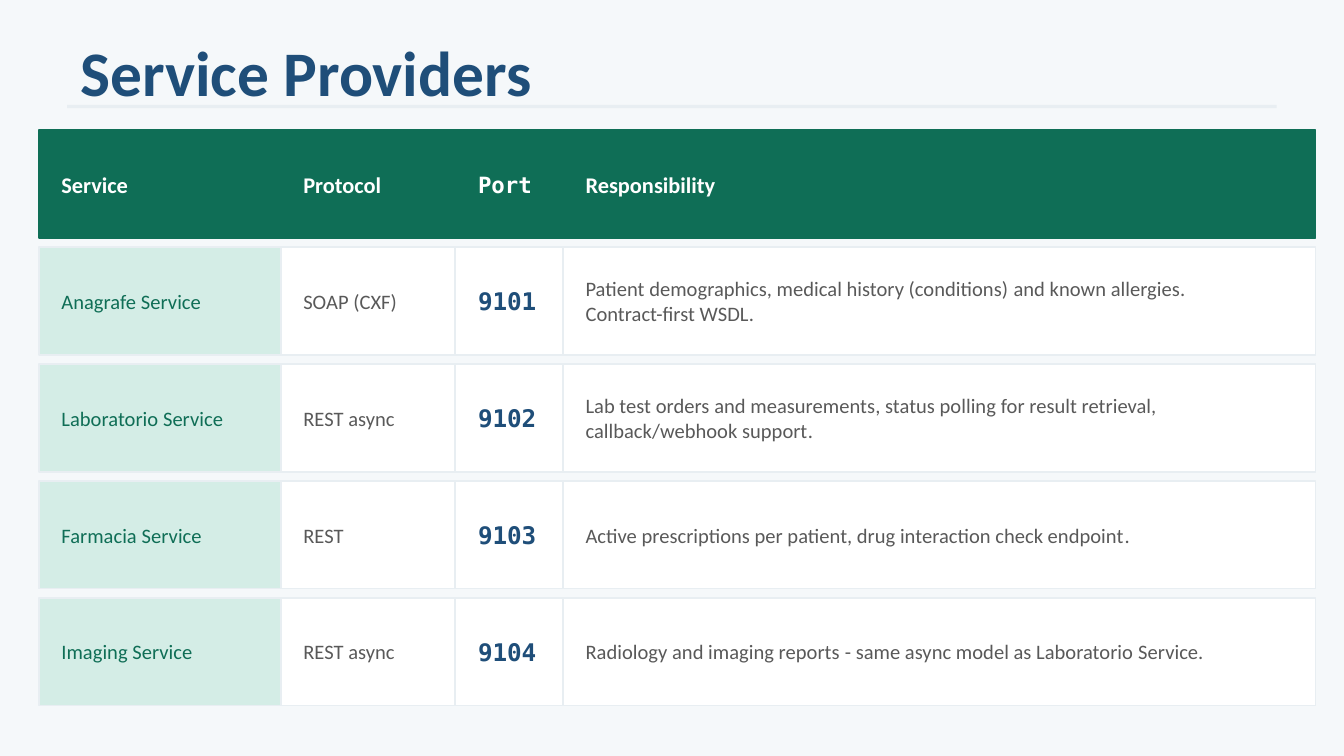
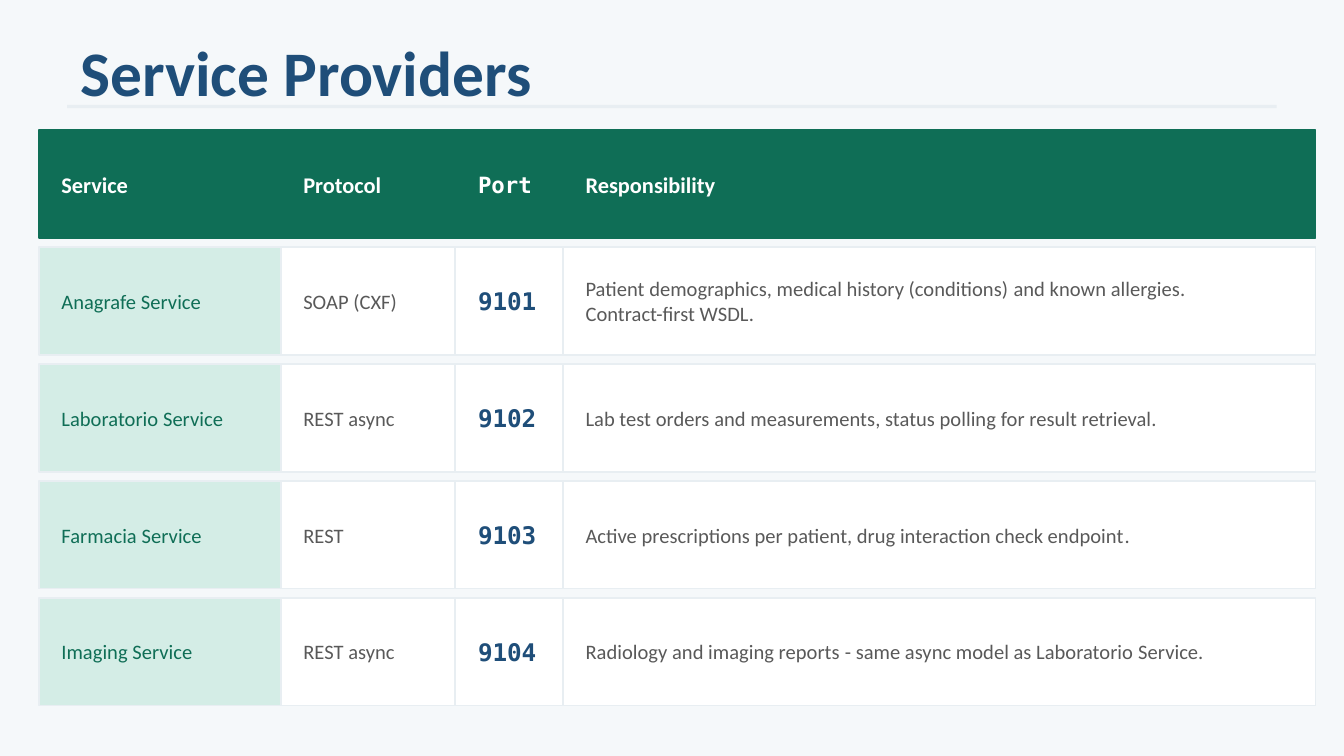
Before and after one commit to ediscota/Healthsoa, a slide deck: slide 8 of docs/HealthSOA_Presentation.pptx. Drawn at 1344x756 pixels with LibreOffice and Linux fonts; fonts in the diff are those of the drawing. Boxes give left, top, right and bottom in pixels: in the first picture for what was removed or moved away, otherwise in the second. Text is boxed around its words. In the diff, an @@ line names an element or a change of style, - is before the commit and + after.

Commit message:
small slide update

```diff
--- a/docs/HealthSOA_Presentation.pptx
+++ b/docs/HealthSOA_Presentation.pptx
@@ text at (x1=586, y1=411, x2=1157, y2=430): text changed @@
-Lab test orders and measurements, status polling for result retrieval, callback/webhook support.
+Lab test orders and measurements, status polling for result retrieval.
```
